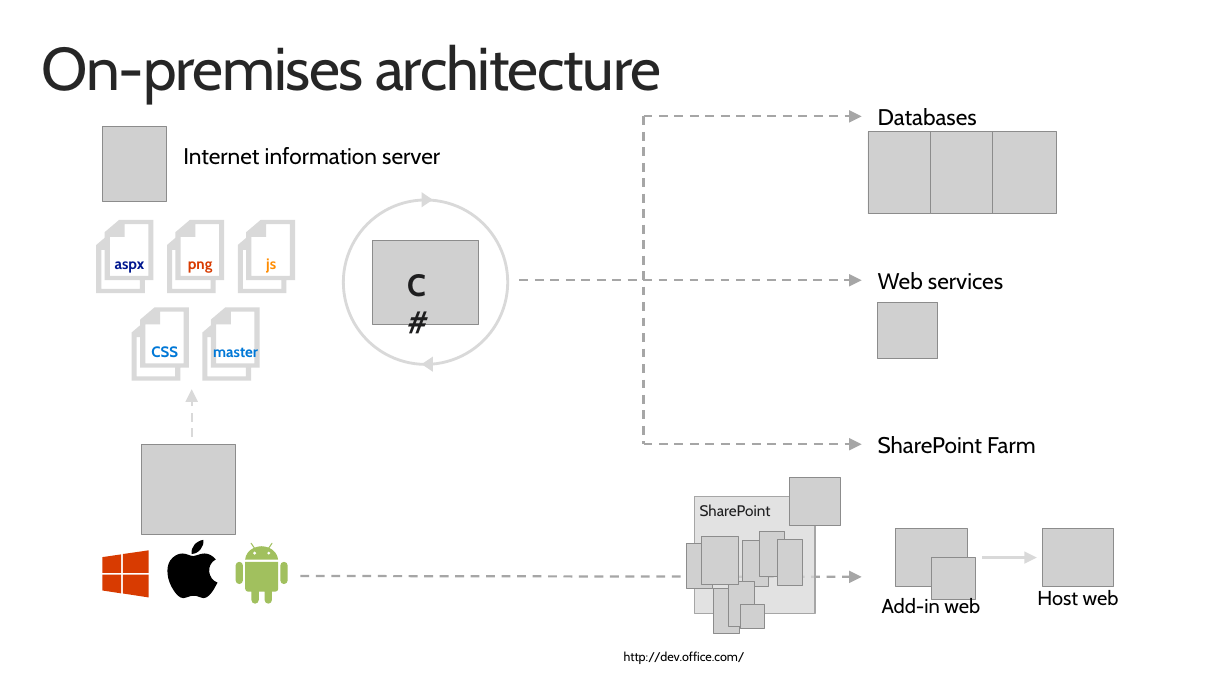
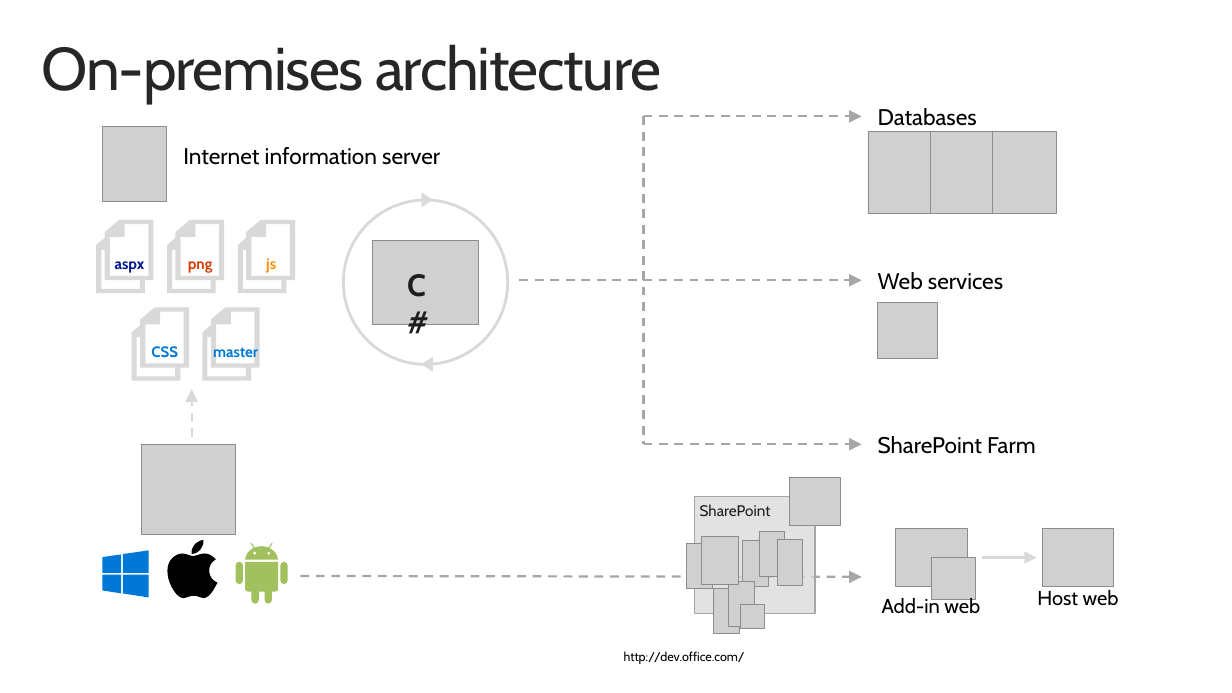
Before and after one commit to OfficeDev/TrainingContent, a slide deck: slide 6 of O3652/O3652-6 Deep Dive into Provider Hosted Add-ins/O3652-6 Deep Dive into Provider Hosted Apps.pptx. Drawn at 1232x693 pixels with LibreOffice and Linux fonts; fonts in the diff are those of the drawing; grey boxes stand for pictures; background and template pictures are left out. Boxes give left, top, right and bottom in pixels: in the first picture for what was removed or moved away, otherwise in the second. Text is boxed around its words. In the diff, an @@ line names an element or a change of style, - is before the commit and + after.

```diff
--- a/O3652/O3652-6 Deep Dive into Provider Hosted Add-ins/O3652-6 Deep Dive into Provider Hosted Apps.pptx
+++ b/O3652/O3652-6 Deep Dive into Provider Hosted Add-ins/O3652-6 Deep Dive into Provider Hosted Apps.pptx
@@ freeform shape at [102,550,149,597]: fill #D83B01 to #0078D7 @@
```
Also in this commit, not shown: 1 other slide changed, 1 other file.
